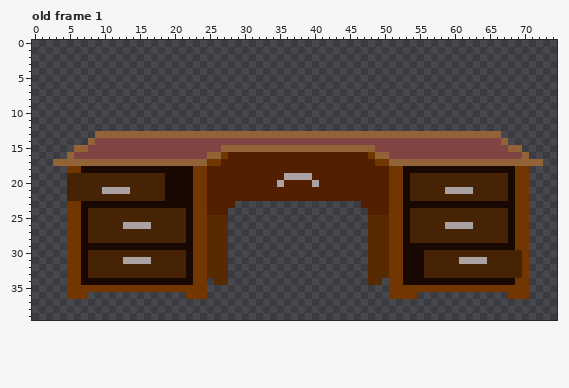
Two versions of one pixel-art file, assets/objects/scene-1/desk.aseprite. That is the earlier state.
75x40 pixels, 1 frame. Shown: old frame 1. The commit also changed other frames, which this record leaves out.
The same view after the edit:
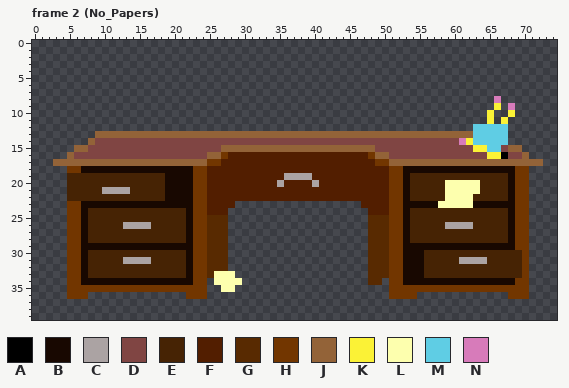
Palette (. is transparent): A #000000  B #180801  C #aba3a3  D #804543  E #462304  F #521e00  G #582a01  H #723600  J #936338  K #fbf236  L #fdffae  M #5fcde4  N #d77bba
A new or re-ordered frame is compared with the old frame closest to it.
Difference:
frames 1 -> 2
layer "Stuff" now shown
Frame 2 (No_Papers) is new; against old frame 1, layer "Stuff":
y 8: x 66 . -> N
y 9: x 66 . -> K; x 68 . -> N
y 10: x 65 . -> K; x 68 . -> K
y 11: x 65 . -> K; x 67 . -> K
y 12: x 63..67 ..... -> MMMMM
y 13: x 63..67 JJJJ. -> MMMMM
y 14: x 61..67 DDDDDDJ -> NKMMMMM
y 15: x 63..66 DDDD -> KKMM
y 16: x 65..67 DDD -> KKA
y 20: x 59..63 EEEEE -> LLLLL
y 21: x 59..63 CCCCE -> LLLLL
y 22: x 59..62 EEEE -> LLLL
y 23: x 58..62 BBBBB -> LLLLL
y 33: x 26..28 GG. -> LLL
y 34: x 26..29 GG.. -> LLLL
y 35: x 27..28 .. -> LL
Pixel boxes of the changes (left, top, right, bottom) in both pictures:
changed: (438, 96, 515, 208)
changed: (214, 271, 242, 292)
